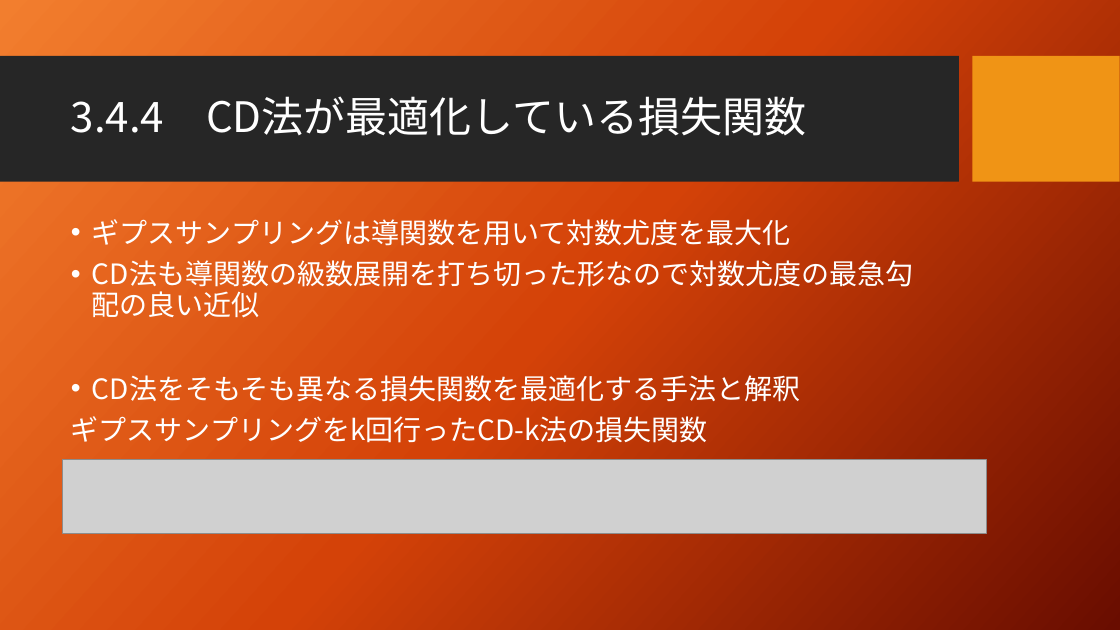
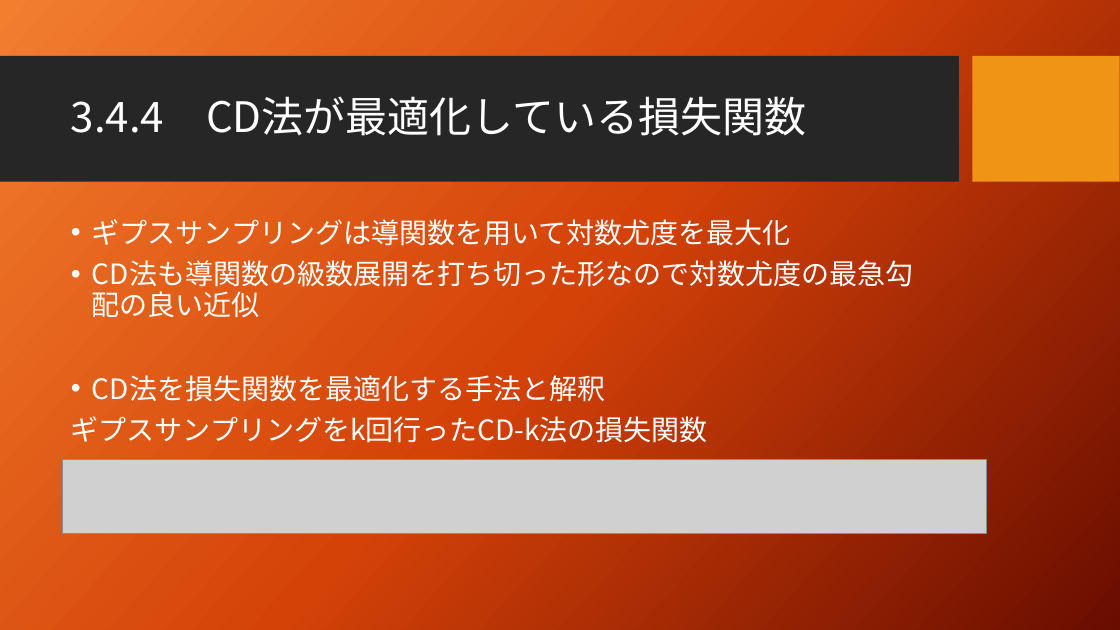
Before and after one commit to seigenji/deep_learning, a slide deck: slide 13 of deep_learning3.4.pptx (slide 11 before the commit). Drawn at 1120x630 pixels with LibreOffice and Linux fonts; fonts in the diff are those of the drawing; grey boxes stand for pictures; background and template pictures are left out. Boxes give left, top, right and bottom in pixels: in the first picture for what was removed or moved away, otherwise in the second. Text is boxed around its words. In the diff, an @@ line names an element or a change of style, - is before the commit and + after.

```diff
--- a/deep_learning3.4.pptx
+++ b/deep_learning3.4.pptx
@@ text at [92, 375, 605, 402]: text changed @@
-• CD法をそもそも異なる損失関数を最適化する手法と解釈
+• CD法を損失関数を最適化する手法と解釈
```
Also in this commit, not shown: 2 other slides changed, 3 slides added, 1 other file.
